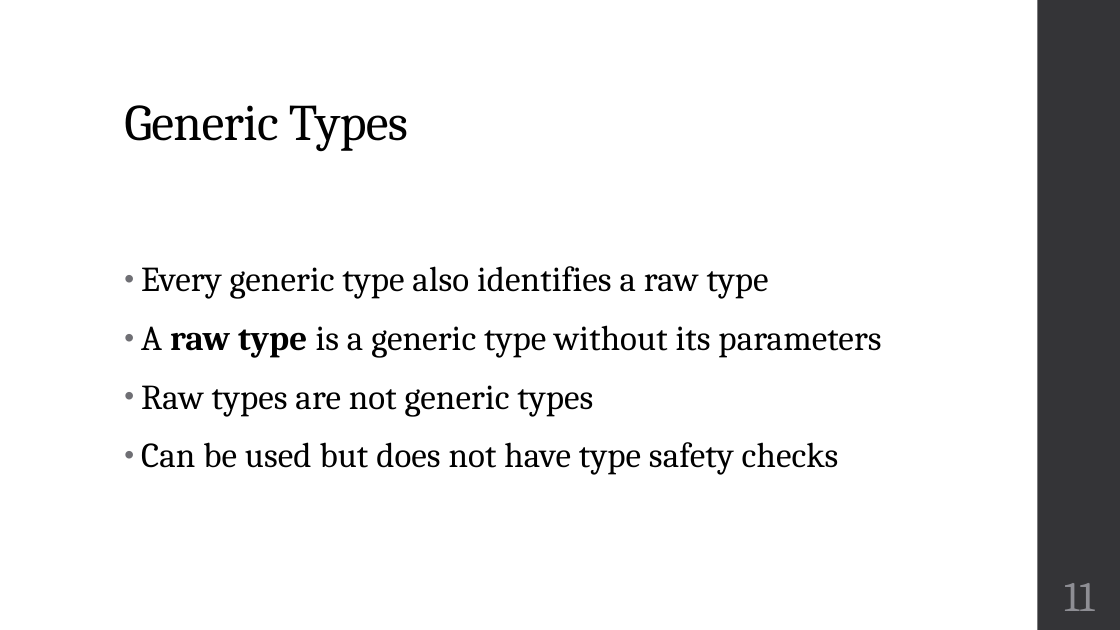
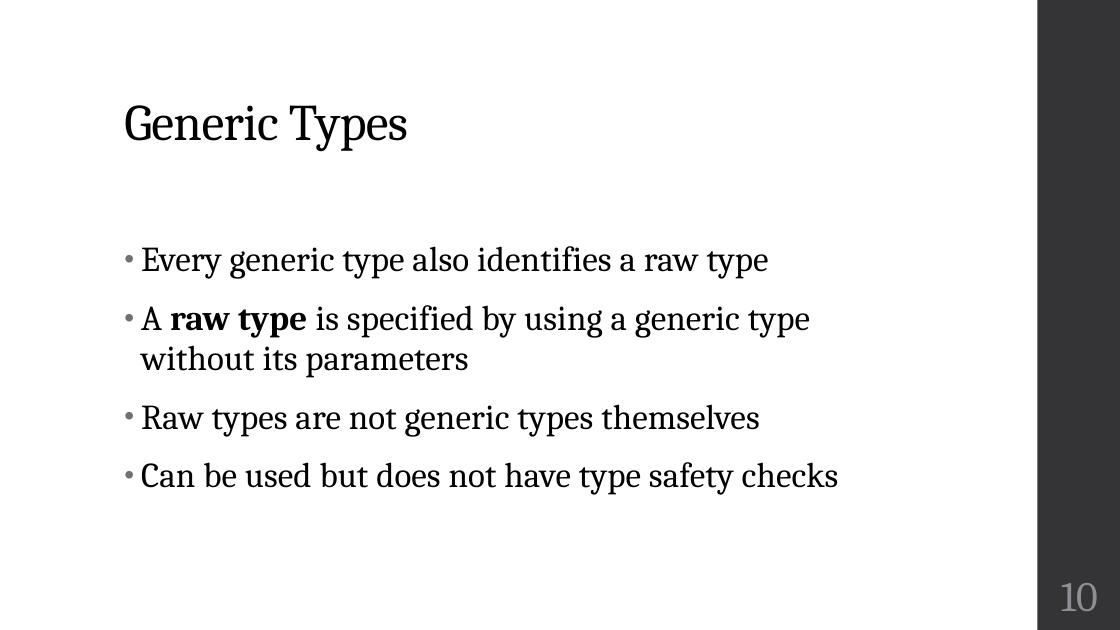
Before and after one commit to zarthur/CSCC-Fundamentals-Android-Notes, a slide deck: slide 10 of week_12/week_12.pptx (slide 11 before the commit). Drawn at 1120x630 pixels with LibreOffice and Linux fonts; fonts in the diff are those of the drawing. Boxes give left, top, right and bottom in pixels: in the first picture for what was removed or moved away, otherwise in the second. Text is boxed around its words. In the diff, an @@ line names an element or a change of style, - is before the commit and + after.

```diff
--- a/week_12/week_12.pptx
+++ b/week_12/week_12.pptx
@@ text at <box>141,305,810,436</box>: text changed @@
-• A raw type is a generic type without its parameters
-• Raw types are not generic types
+• A raw type is specified by using a generic type without its parameters
+• Raw types are not generic types themselves
@@ page number at <box>1061,583,1098,611</box>: text changed @@
-11
+10
```
Also in this commit, not shown: 1 slide removed, 1 other file.
